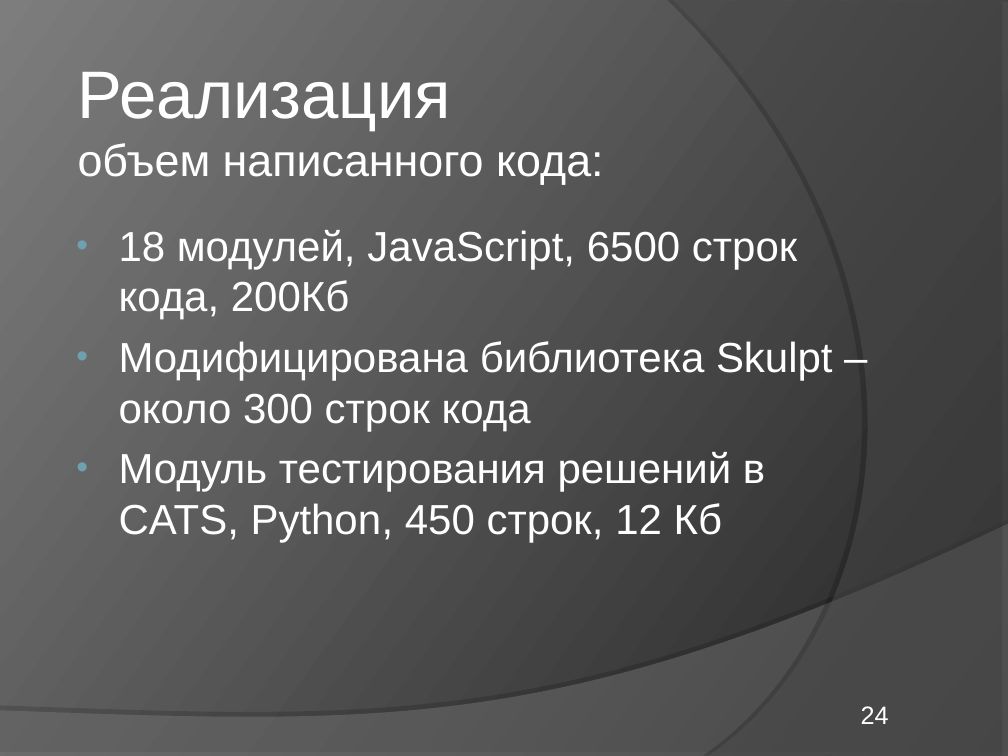
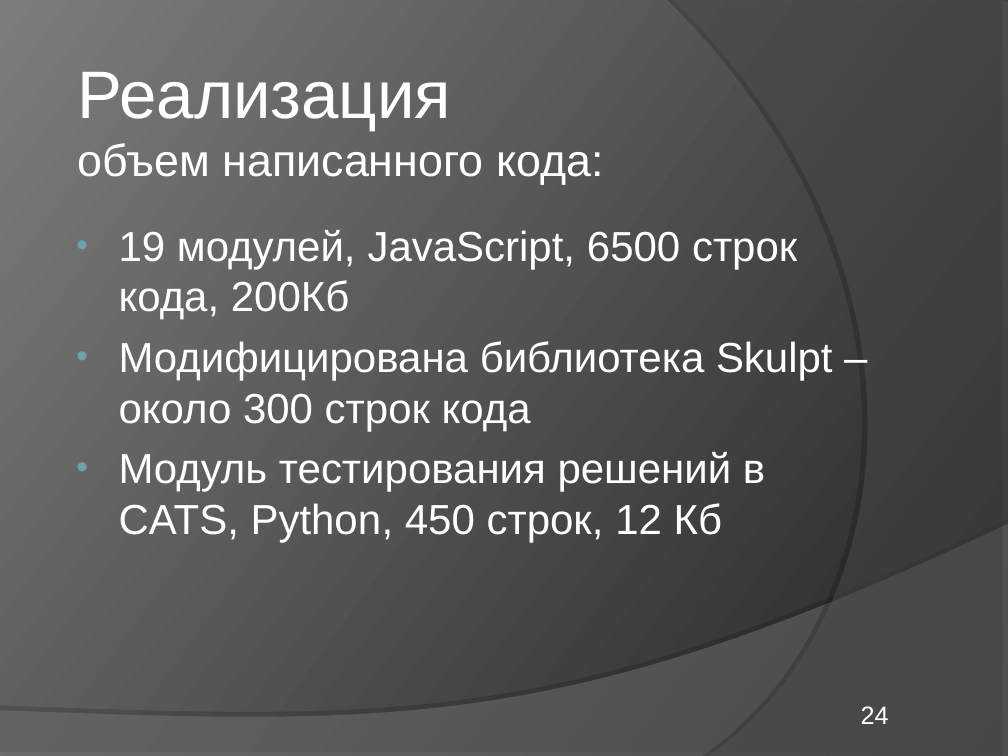
Before and after one commit to elvslv/DiplomaReport, a slide deck: slide 24 of C8503A_Vasilyeva_presentation.ppt. Drawn at 1008x756 pixels with LibreOffice and Linux fonts; fonts in the diff are those of the drawing. Boxes give left, top, right and bottom in pixels: in the first picture for what was removed or moved away, otherwise in the second. Text is boxed around its words. In the diff, an @@ line names an element or a change of style, - is before the commit and + after.

```diff
--- a/C8503A_Vasilyeva_presentation.ppt
+++ b/C8503A_Vasilyeva_presentation.ppt
@@ text at bbox=[119, 230, 797, 320]: text changed @@
-• 18 модулей, JavaScript, 6500 строк кода, 200Кб
+• 19 модулей, JavaScript, 6500 строк кода, 200Кб
```
Also in this commit, not shown: 1 other slide changed, 2 other files.
